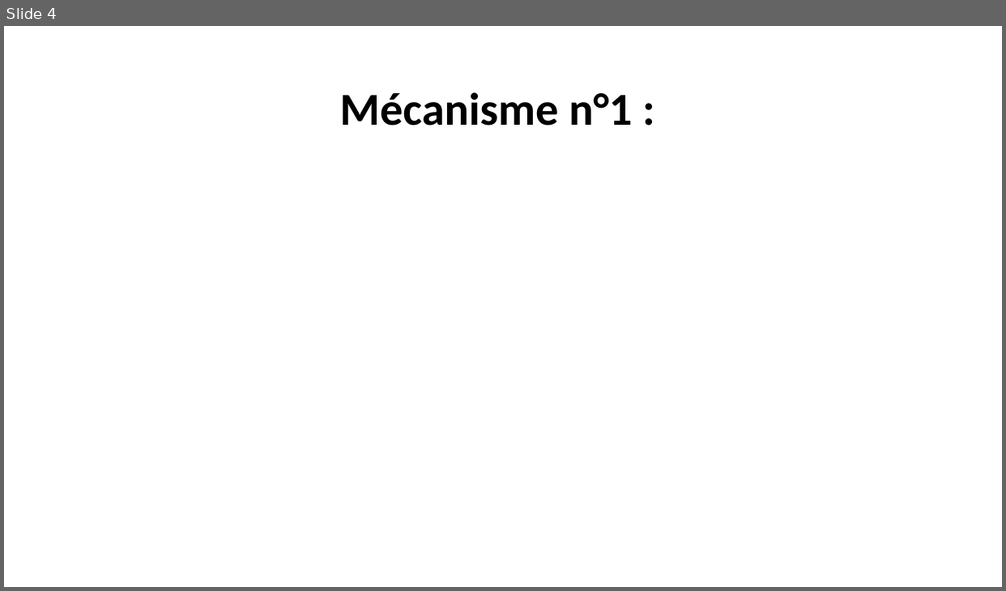
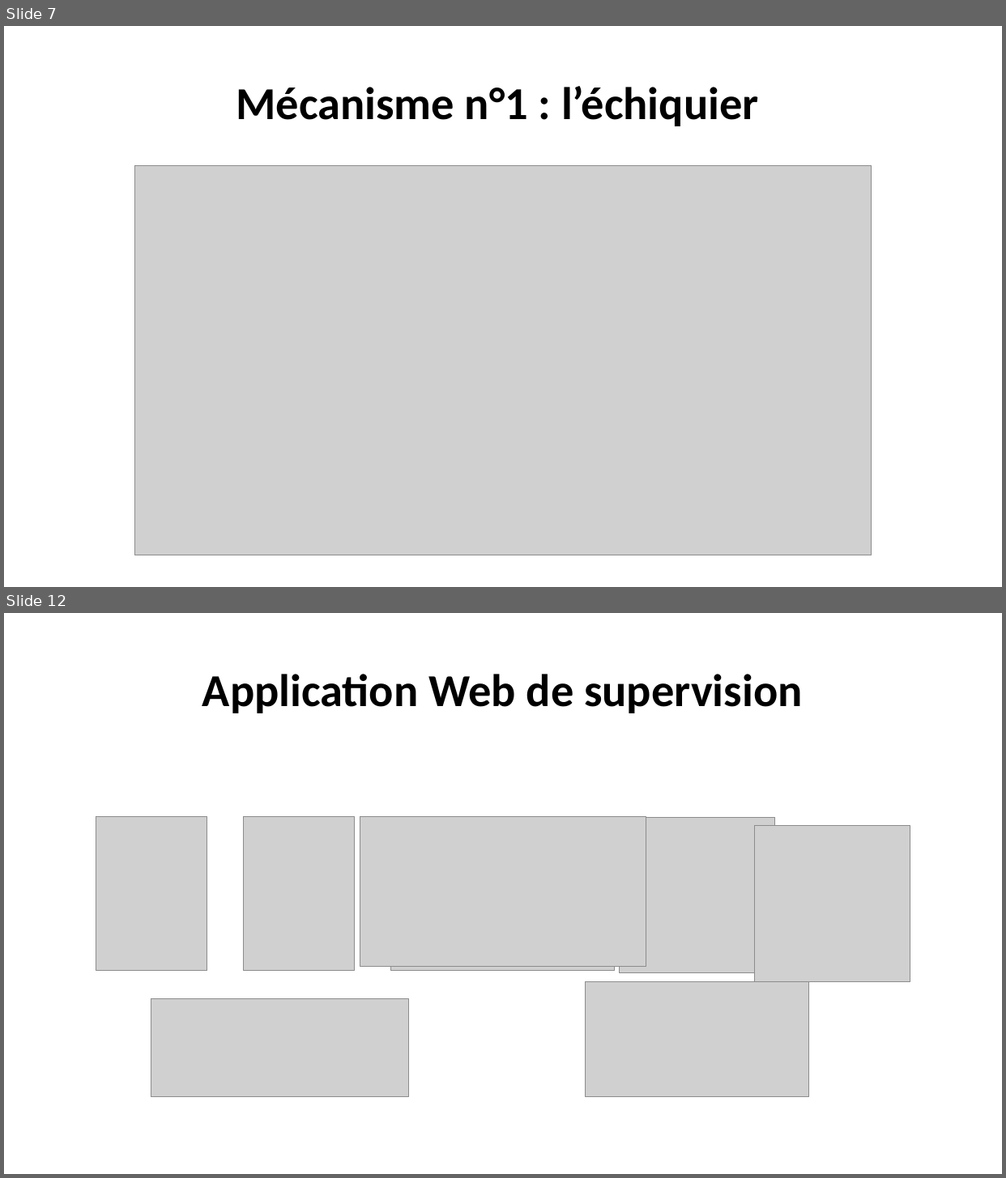
Before and after one commit to corentin-breny/Systeme_Escape_Game_13emePorte, a slide deck: Etudiants/Joshua/PremièreRevueDeProjet.pptx. Shown one above the other, each under a label of ours: slide 4 before the commit, slides 7 and 12 after it; the slides between them are not shown. The pictures are 1006x591 and 1006x1178 pixels, drawn with LibreOffice and Linux fonts; fonts in the diff are those of the drawing; grey boxes stand for pictures; background and template pictures are left out. Boxes give left, top, right and bottom in pixels: in the first picture for what was removed or moved away, otherwise in the second. Text is boxed around its words. In the diff, an @@ line names an element or a change of style, - is before the commit and + after.

```diff
--- a/Etudiants/Joshua/PremièreRevueDeProjet.pptx
+++ b/Etudiants/Joshua/PremièreRevueDeProjet.pptx
@@ slide 12 added at box(4, 613, 1002, 1174), background picture (left out) @@
@@ title added at box(202, 674, 802, 713), 44 pt, text #000000, bold @@
+Application Web de supervision
@@ picture added at box(96, 817, 206, 971) @@
@@ picture added at box(244, 817, 355, 971) @@
@@ picture added at box(360, 817, 646, 967) @@
@@ picture added at box(391, 817, 615, 971) @@
@@ picture added at box(620, 817, 775, 973) @@
@@ picture added at box(755, 825, 910, 982) @@
@@ picture added at box(151, 999, 410, 1097) @@
@@ picture added at box(586, 982, 809, 1098) @@
@@ what was slide 4 is now slide 7 @@
@@ slide 7 changed as well @@
@@ text at box(236, 86, 759, 126): text changed @@
-Mécanisme n°1 :
+Mécanisme n°1 : l’échiquier
@@ picture added at box(134, 165, 871, 555) @@
```
Also in this commit, not shown: 2 other slides changed, 10 other slides added, 1 slide removed, 2 other files.
